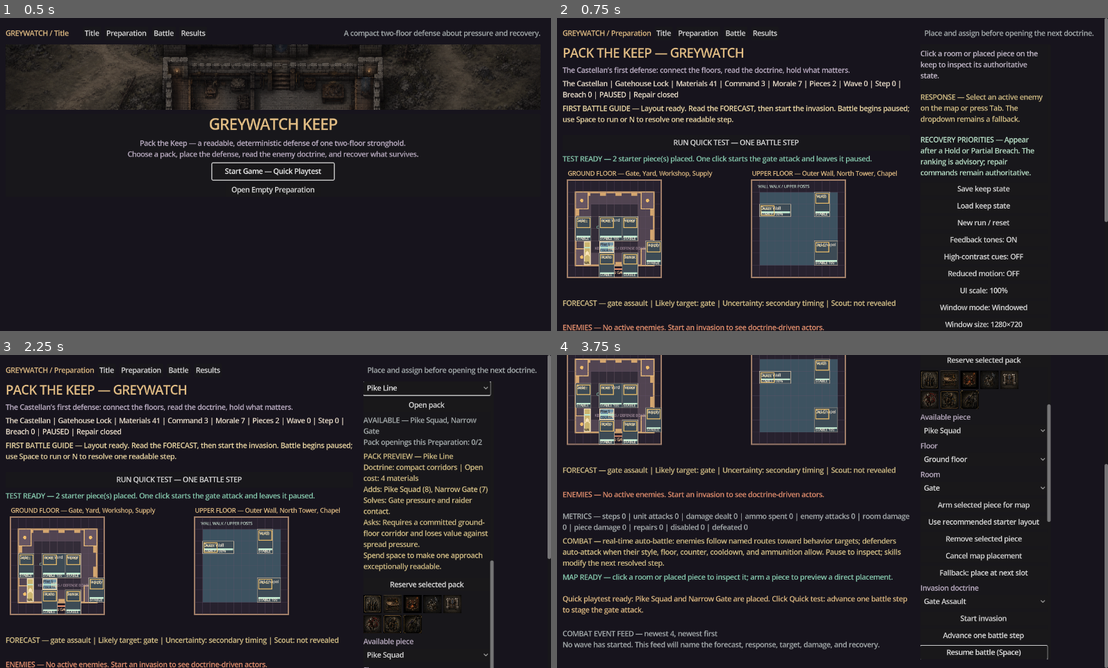
Above: before the commit, frames 1-4 (two rows, left to right).
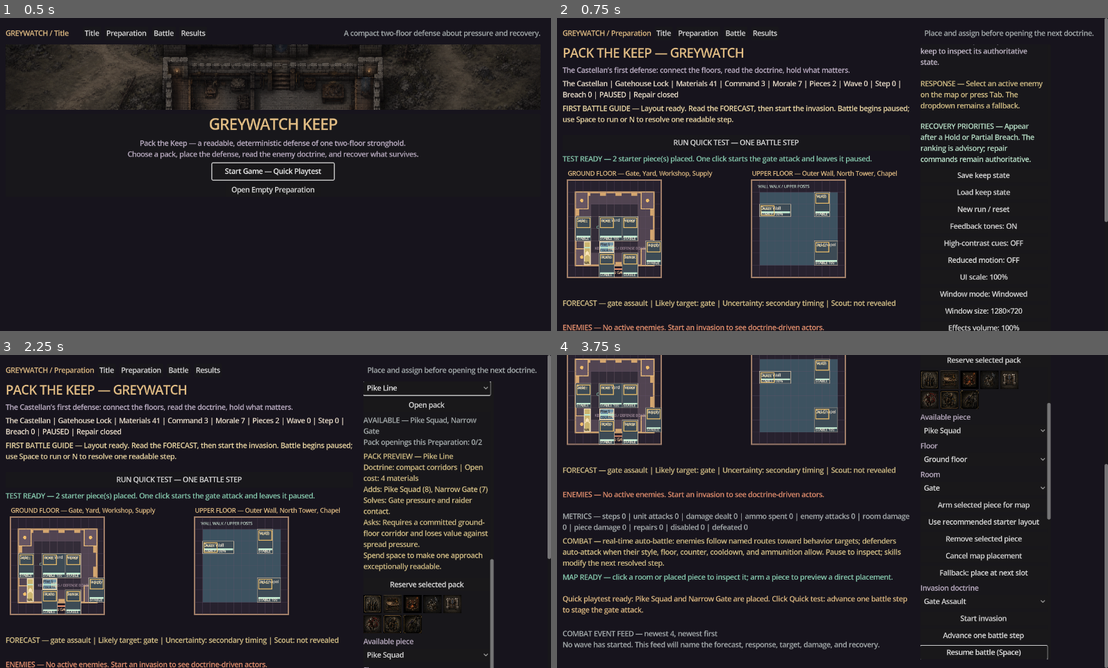
Above: after the commit, the same moments.

Repository: raphaelroshan/pack-the-keep
Game: Godot game, scene res://scenes/Main.tscn
Two runs of this game, one before a commit and one after it. Both use one fixed random seed, a clock stepped at 60 frames per second and the inputs below.
Inputs:
- Up to frame 1 (0.5 s): no input
- Up to frame 2 (0.75 s): click "Start Game — Quick Playtest" at 0.5 s
- Up to frame 3 (2.25 s): click "Title" at 1.25 s; click "Start Game — Quick Playtest" at 2 s
- Up to frame 4 (3.75 s): click "Preparation" at 2.75 s; click "Battle" at 3.5 s

Frame 1 is identical in both runs. In frame 2, 5.0% of the frame differs, in the area x 65-89%, y 8-100%; in frame 3, less than 0.1%; in frame 4, less than 0.1%.

Commit message:
feat: add semantic feedback cues

Diff:
--- a/content/content_manifest.json
+++ b/content/content_manifest.json
@@ -75,6 +75,12 @@
     "event_feed_retention": [4, 8, 16, 32],
     "auto_pause": "after_first_resolved_threat_step_per_wave_and_each_new_breach",
     "next_slice": "p10_game_feel_feedback"
+  },
+  "p10_game_feel_feedback": {
+    "status": "implemented",
+    "semantic_cues": ["warning", "contact", "confirm", "repair", "ability", "error", "pause", "resume", "hold", "partial_breach", "collapse"],
+    "fallback": "procedural_tones_with_visible_last_cue_text",
+    "next_slice": "p10_character_art_integration"
   },
   "campaign": {
     "title": "The Bell at Dusk",
--- a/content/gameplay_framework.json
+++ b/content/gameplay_framework.json
@@ -107,6 +107,12 @@
     "feed_rule": "filter_only_the_visible_newest_entries_while_preserving_the_complete_authoritative_report",
     "auto_pause_rule": "pause_presentation_after_an_atomic_step_reveals_the_first_wave_threat_or_a_new_breach",
     "determinism_rule": "auto_pause_never_rolls_back_skips_or_partially_resolves_a_simulation_step"
+  },
+  "p10_game_feel_feedback": {
+    "status": "implemented",
+    "cue_rule": "stable_semantic_ids_map_to_short_procedural_frequency_profiles",
+    "accessibility_rule": "latest_cue_is_visible_in_text_and_mute_suppresses_samples_only",
+    "replacement_rule": "authored_audio_can_replace_profiles_without_changing_gameplay_callers"
   },
   "v090_multi_wave": {
     "status": "implemented",
--- a/src/ui/main.gd
+++ b/src/ui/main.gd
@@ -95,6 +95,7 @@
 var window_mode_button: Button
 var resolution_button: Button
 var effects_volume_button: Button
+var feedback_cue_label: Label
 var event_feed_button: Button
 var auto_pause_button: Button
 var rebind_action_option: OptionButton
@@ -122,6 +123,7 @@
 var display_application_enabled: bool = true
 var rebind_waiting_action: String = ""
 var last_auto_pause_wave_index: int = -1
+var last_cue_id: String = "none"
 var menu_buttons: Dictionary = {}
 var audio_player: AudioStreamPlayer
 var audio_stream: AudioStreamGenerator
@@ -176,12 +178,12 @@
 	var result: Dictionary = keep.advance_wave(advance_delta)
 	if bool(result.get("resolved", false)):
 		battle_paused = true
-		_set_feedback(Color("#bfe8cf"))
+		_set_feedback(Color("#bfe8cf"), _outcome_cue(String(result.get("outcome", "unknown"))))
 		_set_event("Wave resolved: %s. Read the report before rebuilding." % String(result.get("outcome", "unknown")).replace("_", " "))
 		_set_screen("results")
 	else:
 		if keep.battle_report.size() > last_log_size:
-			_set_feedback(Color("#d26155"))
+			_set_feedback(Color("#d26155"), "contact")
 			last_log_size = keep.battle_report.size()
 		var first_threat_step: bool = keep.battle_step > battle_step_before and battle_step_before == 0 and last_auto_pause_wave_index != keep.wave_index
 		var new_breach: bool = keep.breach_level > breach_before
@@ -189,6 +191,7 @@
 			battle_paused = true
 			if first_threat_step:
 				last_auto_pause_wave_index = keep.wave_index
+			_play_cue("warning")
 			_set_event("Accessibility auto-pause: %s resolved. Inspect the board, then resume when ready." % ("first threat step" if first_threat_step else "new breach"))
 		_refresh_ui()
 
@@ -255,22 +258,54 @@
 func _battle_speed() -> float:
 	return [0.5, 1.0, 2.0][battle_speed_index]
 
-func _set_feedback(color: Color) -> void:
+func _set_feedback(color: Color, cue_id: String = "") -> void:
 	if keep_canvas != null:
 		keep_canvas.call("set_feedback", color)
-	if not audio_muted:
-		_play_tone(440.0 if color.g > color.r else 150.0)
-
-func _play_tone(frequency: float) -> void:
+	_play_cue(cue_id if not cue_id.is_empty() else "confirm" if color.g > color.r else "contact")
+
+func _cue_profile(cue_id: String) -> Dictionary:
+	var profiles: Dictionary = {
+		"warning": {"frequencies": [330.0, 440.0], "duration": 0.055, "gain": 0.9},
+		"contact": {"frequencies": [160.0], "duration": 0.085, "gain": 1.0},
+		"confirm": {"frequencies": [480.0], "duration": 0.07, "gain": 0.75},
+		"repair": {"frequencies": [390.0, 520.0], "duration": 0.06, "gain": 0.8},
+		"ability": {"frequencies": [520.0, 660.0], "duration": 0.065, "gain": 0.9},
+		"error": {"frequencies": [140.0], "duration": 0.1, "gain": 1.0},
+		"pause": {"frequencies": [300.0], "duration": 0.055, "gain": 0.65},
+		"resume": {"frequencies": [500.0], "duration": 0.055, "gain": 0.65},
+		"hold": {"frequencies": [520.0, 660.0, 780.0], "duration": 0.055, "gain": 0.85},
+		"partial_breach": {"frequencies": [360.0, 250.0], "duration": 0.075, "gain": 0.9},
+		"collapse": {"frequencies": [220.0, 150.0], "duration": 0.09, "gain": 1.0}
+	}
+	return Dictionary(profiles.get(cue_id, {})).duplicate(true)
+
+func _outcome_cue(outcome: String) -> String:
+	if outcome in ["hold", "held"]:
+		return "hold"
+	if outcome == "partial_breach":
+		return "partial_breach"
+	return "collapse" if outcome == "collapse" else "confirm"
+
+func _play_cue(cue_id: String) -> void:
+	var profile: Dictionary = _cue_profile(cue_id)
+	if profile.is_empty():
+		return
+	last_cue_id = cue_id
+	if audio_muted:
+		return
+	for frequency in profile.frequencies:
+		_play_tone(float(frequency), float(profile.duration), float(profile.gain))
+
+func _play_tone(frequency: float, duration: float = 0.09, cue_gain: float = 1.0) -> void:
 	if audio_player == null or audio_muted:
 		return
 	var playback: AudioStreamGeneratorPlayback = audio_player.get_stream_playback()
 	if playback == null:
 		return
-	var frame_count: int = int(audio_stream.mix_rate * 0.09)
+	var frame_count: int = int(audio_stream.mix_rate * duration)
 	for frame in range(frame_count):
 		var envelope: float = 1.0 - float(frame) / float(frame_count)
-		var sample: float = sin(TAU * frequency * float(frame) / audio_stream.mix_rate) * 0.08 * _effects_gain() * envelope
+		var sample: float = sin(TAU * frequency * float(frame) / audio_stream.mix_rate) * 0.08 * _effects_gain() * cue_gain * envelope
 		playback.push_frame(Vector2(sample, sample))
 
 func _effects_gain() -> float:
@@ -282,7 +317,7 @@
 		return
 	battle_paused = not battle_paused
 	_set_event("Battle paused. Read the forecast and report." if battle_paused else "Battle resumed at %.1fx speed." % _battle_speed())
-	_play_tone(330.0 if battle_paused else 520.0)
+	_play_cue("pause" if battle_paused else "resume")
 	_refresh_ui()
 
 func _set_battle_speed(index: int) -> void:
@@ -1161,6 +1196,11 @@
 	effects_volume_button.tooltip_text = "Adjust generated feedback tones independently from the mute preference."
 	effects_volume_button.pressed.connect(_cycle_effects_volume)
 	controls.add_child(effects_volume_button)
+	feedback_cue_label = Label.new()
+	feedback_cue_label.text = "Last feedback cue: NONE"
+	feedback_cue_label.autowrap_mode = TextServer.AUTOWRAP_WORD_SMART
+	feedback_cue_label.add_theme_color_override("font_color", Color("#aab1b2"))
+	controls.add_child(feedback_cue_label)
 	event_feed_button = Button.new()
 	event_feed_button.text = "Event feed: newest 4"
 	event_feed_button.tooltip_text = "Change only how many authoritative report entries are shown; the complete report remains saved."
@@ -1792,15 +1832,16 @@
 	var result: Dictionary = keep.advance_wave(1.0)
 	if not bool(result.get("ok", false)):
 		_set_event("Battle blocked: %s." % String(result.get("reason", "unknown")))
+		_play_cue("error")
 	elif bool(result.get("resolved", false)):
-		_set_feedback(Color("#bfe8cf"))
+		_set_feedback(Color("#bfe8cf"), _outcome_cue(String(result.get("outcome", "unknown"))))
 		if keep.has_next_wave() and keep.repair_interval_active:
 			_set_event("Wave %d resolved: %s. Recovery is open; finish the interval to start wave %d automatically." % [keep.wave_index, String(result.get("outcome", "unknown")).replace("_", " "), keep.wave_index + 1])
 		else:
 			_set_event("Wave %d resolved: %s. Read the final report." % [keep.wave_index, String(result.get("outcome", "unknown")).replace("_", " ")])
 		_set_screen("results")
 	else:
-		_set_feedback(Color("#d7a35b"))
+		_set_feedback(Color("#d7a35b"), "contact")
 		_set_event("Battle step %d resolved. Pause and inspect the named target before committing the commander ability." % int(result.get("step", 0)))
 	_refresh_ui()
 
@@ -1810,10 +1851,11 @@
 func _run_result(result: Dictionary, label: String) -> void:
 	if bool(result.get("ok", false)):
 		_set_event("%s: %s" % [label, String(result.get("message", "command accepted"))])
-		_set_feedback(Color("#9bd4c3") if label in ["Repair", "Assignment", "Placement"] else Color("#91b7da"))
+		var cue_id: String = "repair" if label == "Repair" else "ability" if label == "Ability" else "warning" if label == "Invasion" else "confirm"
+		_set_feedback(Color("#9bd4c3") if label in ["Repair", "Assignment", "Placement"] else Color("#91b7da"), cue_id)
 	else:
 		_set_event("%s blocked: %s." % [label, String(result.get("reason", "unknown"))])
-		_set_feedback(Color("#d26155"))
+		_set_feedback(Color("#d26155"), "error")
 	_refresh_ui()
 
 func _on_save() -> void:
@@ -2082,6 +2124,7 @@
 	window_mode_button.text = "Window mode: Fullscreen" if fullscreen_enabled else "Window mode: Windowed"
 	resolution_button.text = "Window size: %s%s" % [_window_size_text(), " (saved)" if fullscreen_enabled else ""]
 	effects_volume_button.text = "Effects volume: %d%%" % int(_effects_gain() * 100.0)
+	feedback_cue_label.text = "Last feedback cue: %s" % last_cue_id.replace("_", " ").to_upper()
 	event_feed_button.text = "Event feed: newest %d" % _event_feed_retention()
 	auto_pause_button.text = "Threat auto-pause: ON" if auto_pause_on_threat else "Threat auto-pause: OFF"
 	_refresh_binding_controls()
--- /dev/null
+++ b/tests/test_p10_game_feel_cues.gd
@@ -0,0 +1,47 @@
+extends SceneTree
+
+var failures: Array[String] = []
+
+func _check(condition: bool, message: String) -> void:
+	if not condition:
+		failures.append(message)
+
+func _initialize() -> void:
+	var ui: Control = load("res://scenes/Main.tscn").instantiate()
+	root.add_child(ui)
+	await process_frame
+	await process_frame
+	ui.preferences_persistence_enabled = false
+	ui.display_application_enabled = false
+	var state_before: String = JSON.stringify(ui.keep.serialize())
+
+	var required_cues: Array[String] = ["warning", "contact", "confirm", "repair", "ability", "error", "pause", "resume", "hold", "partial_breach", "collapse"]
+	var signatures: Dictionary = {}
+	for cue_id in required_cues:
+		var profile: Dictionary = ui._cue_profile(cue_id)
+		_check(not profile.is_empty() and profile.get("frequencies", []) is Array and not profile.get("frequencies", []).is_empty(), "%s should resolve to a playable cue profile" % cue_id)
+		signatures[cue_id] = JSON.stringify(profile)
+	_check(signatures.hold != signatures.partial_breach and signatures.partial_breach != signatures.collapse and signatures.hold != signatures.collapse, "terminal outcomes should have distinct cue profiles")
+
+	ui.audio_muted = true
+	ui._play_cue("repair")
+	ui._refresh_ui()
+	_check(ui.last_cue_id == "repair" and String(ui.feedback_cue_label.text).contains("REPAIR"), "muted cues should still expose their semantic state in text")
+	_check(JSON.stringify(ui.keep.serialize()) == state_before, "cue playback should not mutate authoritative state")
+
+	ui._run_result({"ok": true, "message": "fixture repair"}, "Repair")
+	_check(ui.last_cue_id == "repair", "successful repair commands should use the repair cue")
+	ui._run_result({"ok": true, "message": "fixture ability"}, "Ability")
+	_check(ui.last_cue_id == "ability", "successful commander abilities should use the ability cue")
+	ui._run_result({"ok": false, "reason": "fixture blocked"}, "Ability")
+	_check(ui.last_cue_id == "error", "blocked commands should use the error cue")
+
+	ui.queue_free()
+	await process_frame
+	if failures.is_empty():
+		print("P10 semantic feedback cues: PASS")
+		quit(0)
+	else:
+		for failure in failures:
+			push_error(failure)
+		quit(1)
Not shown, changed: README.md
Not shown, added: design/p10_game_feel_cues.md
Not shown, changed: docs/decision_log.md
Not shown, added: docs/p10_game_feel_cues_visual_verification.md
Not shown, changed: scripts/verify.sh
